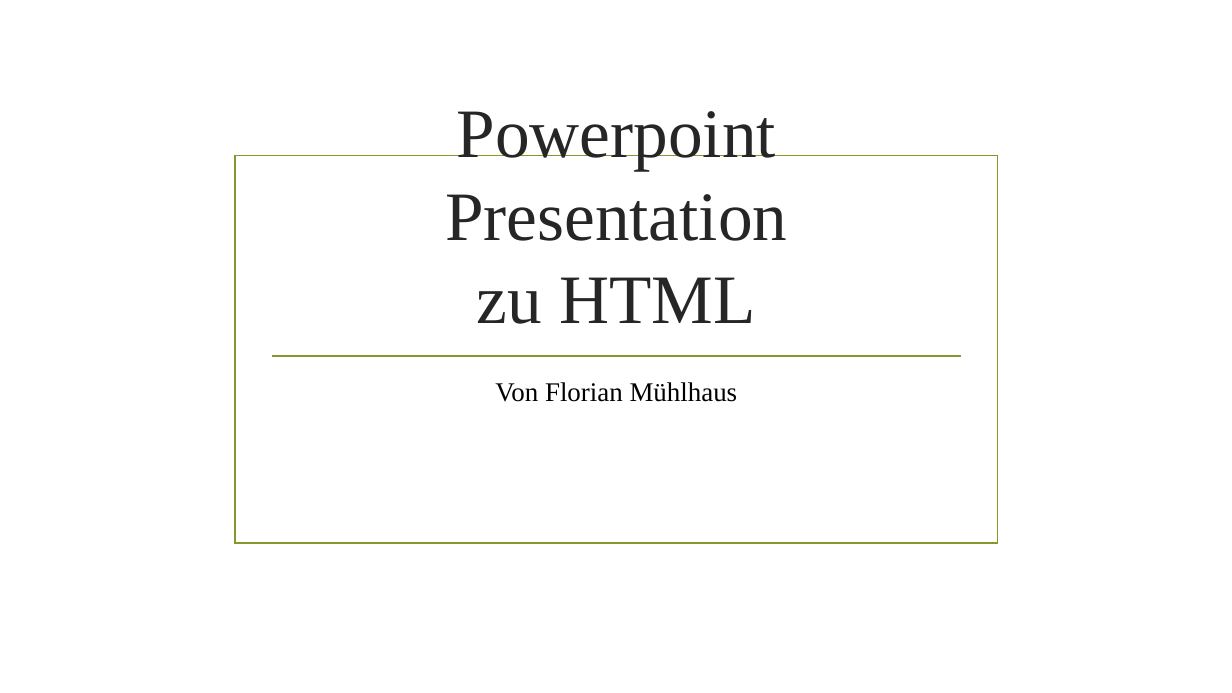
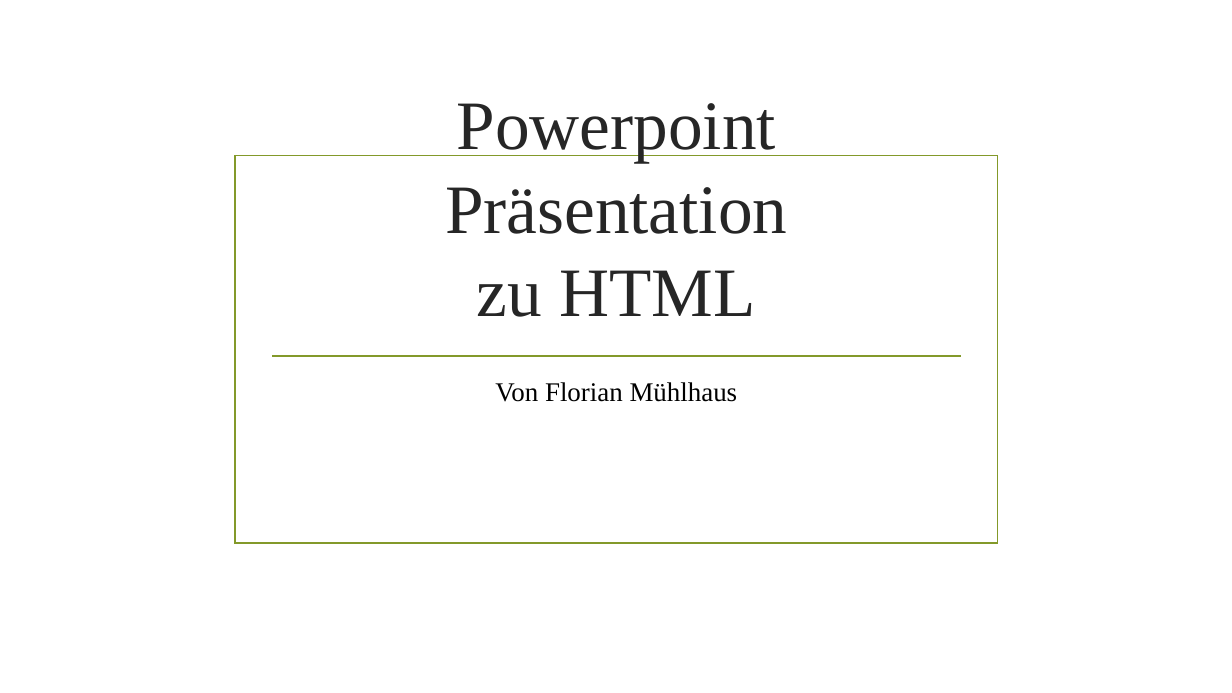
Before and after one commit to muhlhausfloriangmailcom/Div, a slide deck: slide 1 of html/Webseite/Html Präsentation.pptx. Drawn at 1232x693 pixels with LibreOffice and Linux fonts; fonts in the diff are those of the drawing; background and template pictures are left out. Boxes give left, top, right and bottom in pixels: in the first picture for what was removed or moved away, otherwise in the second. Text is boxed around its words. In the diff, an @@ line names an element or a change of style, - is before the commit and + after.

```diff
--- a/html/Webseite/Html Präsentation.pptx
+++ b/html/Webseite/Html Präsentation.pptx
@@ title at box(445, 103, 787, 317): text changed @@
-Powerpoint Presentation
-zu HTML
+Powerpoint Präsentation
+zu HTML
```
Also in this commit, not shown: 2 other slides changed, 11 other files.
